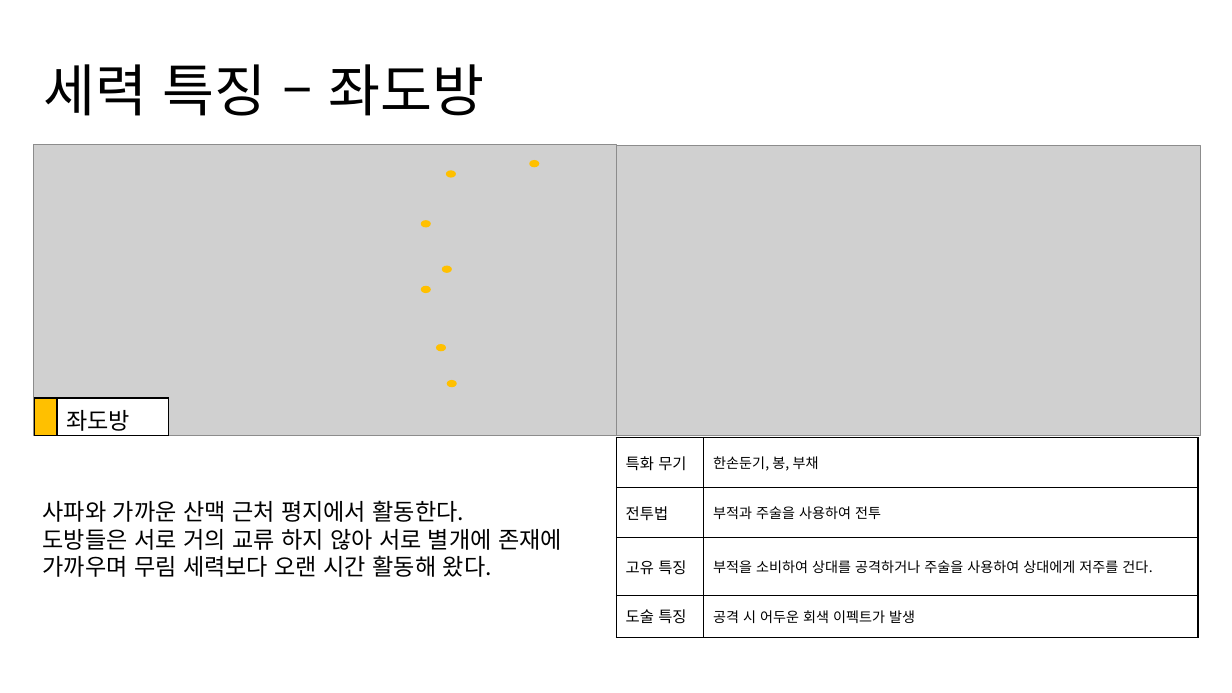
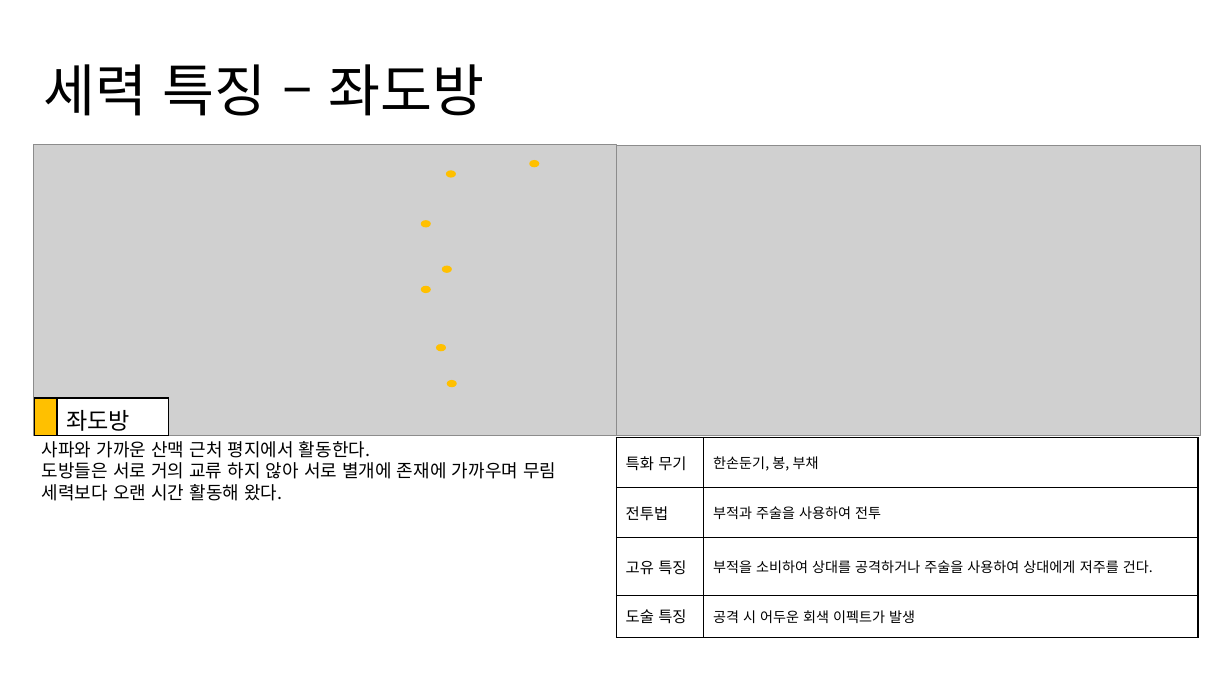
Before and after one commit to yjk0401/unityenginebasic_9th, a slide deck: slide 21 of 기획/세력 기획서.pptx (slide 17 before the commit). Drawn at 1232x693 pixels with LibreOffice and Linux fonts; fonts in the diff are those of the drawing; grey boxes stand for pictures. Boxes give left, top, right and bottom in pixels: in the first picture for what was removed or moved away, otherwise in the second. Text is boxed around its words. In the diff, an @@ line names an element or a change of style, - is before the commit and + after.

```diff
--- a/기획/세력 기획서.pptx
+++ b/기획/세력 기획서.pptx
@@ text "사파와 가까운 산맥 근처 평지에서 ...": place and size @@
-text "사파와 가까운 산맥 근처 평지에서 ..." at [43, 500, 562, 577]
+text "사파와 가까운 산맥 근처 평지에서 ..." at [42, 441, 556, 501]
@@ text "사파와 가까운 산맥 근처 평지에서 ..." at [42, 441, 556, 501]: size 18 to 14 pt @@
```
Also in this commit, not shown: 12 other slides changed, 4 slides added, 4 other files.
